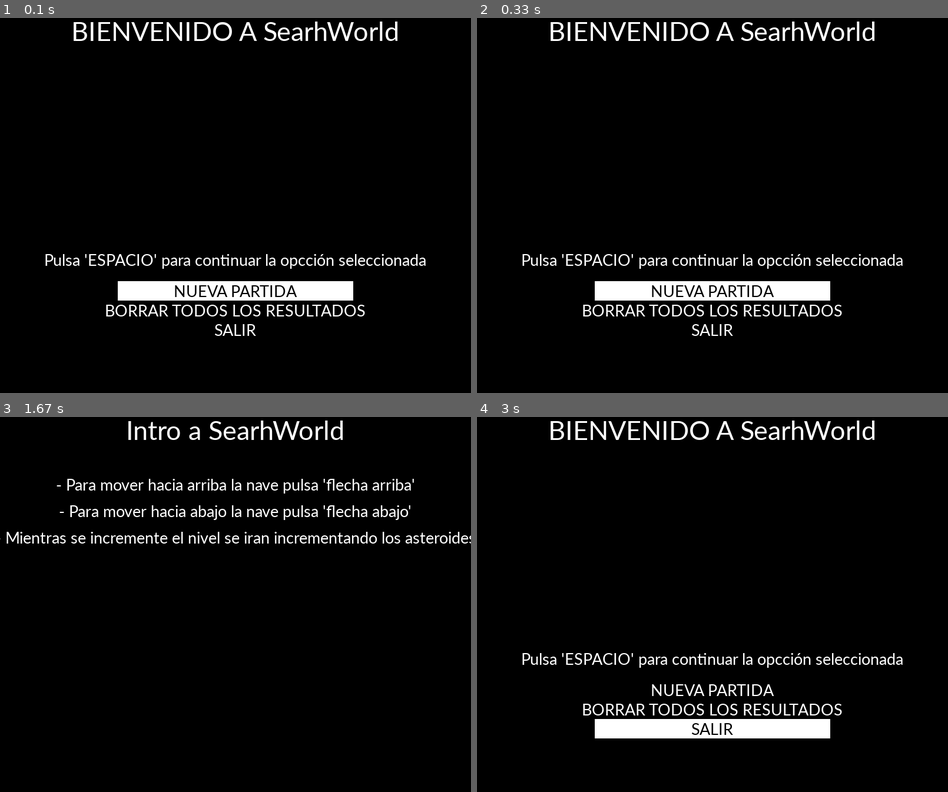
Above: before the commit, frames 1-4 (two rows, left to right).
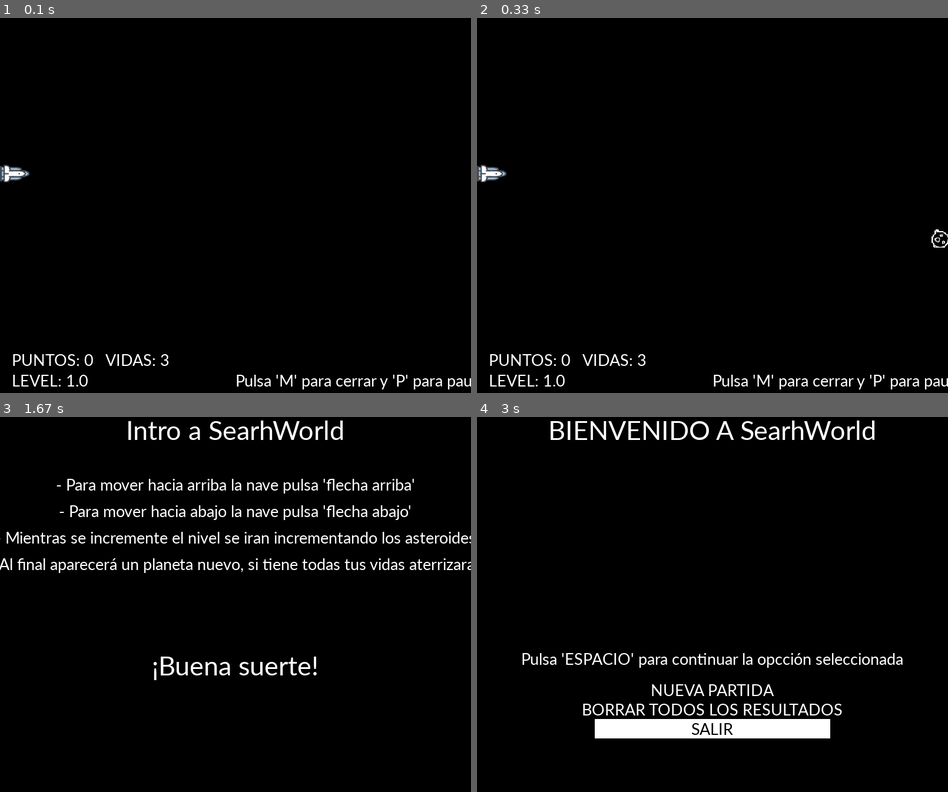
Above: after the commit, the same moments.

Repository: LuciaEnriquez/end_proyect_pygame
Game: pygame game, started from game/game.py
The game is run twice, just before and just after one commit, with the same random seed, the same clock (stepped at 60 frames per second) and the same inputs.
Inputs:
- Up to frame 1 (0.1 s): no input
- Up to frame 2 (0.33 s): no input
- Up to frame 3 (1.67 s): hold M 0.33-0.8 s; hold Up 0.33-0.8 s; tap Space at 0.83 s; hold Up 1.17-1.63 s
- Up to frame 4 (3 s): hold Down 1.67-1.97 s; hold Down 2-2.37 s; hold M 2.4-2.77 s; hold Down 2.4-2.77 s

The runs differ from the first frame. In frame 1, 6.5% of the frame differs, in the area x 0-100%, y 0-100%; in frame 2, 6.6%; in frame 3, 1.7%; in frame 4, nothing differs.

Commit message:
add images and sound update code

Diff:
--- a/game/Asteroid.py
+++ b/game/Asteroid.py
@@ -9,6 +9,7 @@
         self.w = 20
         self.h = 20
         self.size = size
+        self.stop = False
         self.color = (255,255,255,0)
         self.image = image
         self.setYandX()
@@ -19,10 +20,15 @@
         self.x -= self.speed
 
         if self.x <= ( - self.w):
-            self.setYandX()
+            if not self.stop:
+                self.setYandX()
+                self.setSpeed()
             return True
         else:
             return False
+
+    def setStop(self, stop):
+        self.stop = stop
 
     def setYandX(self):
         section = self.size[1]
@@ -35,3 +41,6 @@
         self.image = pg.transform.scale(self.image, (dimen, dimen))
         self.w = dimen
         self.h = dimen
+
+    def setSpeed(self):
+        self.speed = randint(2 , 8)
--- /dev/null
+++ b/game/Planet.py
@@ -0,0 +1,23 @@
+class Planet:
+
+    def __init__(self, size, image):
+        self.w = 140
+        self.h = size[1]
+        self.x = size[0] + self.w
+        self.y = 0
+        self.size = size
+        self.image = image
+        self.color = (0,0,0)
+        self.maxX = size[0] - 130
+
+    def update(self):
+        if self.maxX < self.x:
+            self.x -= 5
+            return False
+        return True
+
+    def reset(self):
+        self.w = 140
+        self.h = self.size[1]
+        self.x = self.size[0] + self.w
+        self.y = 0
--- a/game/SpaceShip.py
+++ b/game/SpaceShip.py
@@ -1,6 +1,13 @@
 import pygame as pg
+import os
+
+from pygame import image
 
 class SpaceShip():
+
+    resourcesDir = os.getcwd()+ "/game/resources/"
+    status = ["MOVE", "DECLINE", "STOP"]
+    isStatus1Ok = False
 
     def __init__(self, size, image):
         self.x = 0
@@ -12,6 +19,7 @@
         self.color = (255, 255, 255)
         self.top = False
         self.bottom = False
+        self.rotation = 0
 
     def update(self):
         if self.y <= 0:
@@ -31,3 +39,41 @@
     def moveToDown(self):
         if(self.bottom == False):
             self.y += 5
+
+    def reset(self):
+        self.isStatus1Ok = False
+        self.w = 50
+        self.h = 40
+        self.rotation = 0
+        self.image = pg.image.load(os.path.join(self.resourcesDir, "spaceship.png"))
+        self.image = pg.transform.scale(self.image, (50, 40))
+        self.x = 0
+        self.y = self.size / 2 + self.h / 2
+
+    def moveToRight(self, xPlanet, slowSeep):
+        self.w = 50
+        self.h = 50
+        positionY = self.size / 2 + self.h / 2
+        if self.y >= positionY + 8:
+            self.y -= 8
+        elif self.y <= positionY - 8:
+            self.y += 8
+        else:
+            self.y = positionY
+        if xPlanet != self.x - self.w:
+            if (slowSeep >= self.x):
+                self.x += 6
+            elif self.rotation < 180:
+                self.rotation += 45
+                imageName = "spaceship" + str(self.rotation)+ ".png"
+                self.image = pg.image.load(os.path.join(self.resourcesDir, imageName))
+                self.image = pg.transform.scale(self.image, (50, 50))
+                self.x += 6
+            else:
+                self.x +=1
+                if self.x - self.w == xPlanet - 60:
+                    return self.status[1]
+        else:
+            return self.status[2]
+
+        return self.status[0]
--- a/game/game.py
+++ b/game/game.py
@@ -5,6 +5,7 @@
 from Asteroid import Asteroid
 from SpaceShip import SpaceShip
 from UtilsDataBase import UtilsDataBase
+from Planet import Planet
 
 SIZE = (800, 600)
 WHITE = (255, 255, 255)
@@ -28,6 +29,8 @@
     score = 0
     count = 0
     spaceShip = SpaceShip(SIZE[1], pg.image.load(os.path.join(resourcesDir, "spaceship.png")))
+    planet = Planet(SIZE, pg.image.load(os.path.join(resourcesDir, "planet.png")))
+    isShowPlanet = False
 
     def __init__(self, w, h):
         self.window = pg.display.set_mode((w, h))
@@ -36,6 +39,7 @@
         pg.font.init()
         pg.mixer.init()
         self.explosion = pg.mixer.Sound(os.path.join(self.resourcesDir, "explosion.mp3"))
+        self.landingSound = pg.mixer.Sound(os.path.join(self.resourcesDir, "landing.mp3"))
         self.font = pg.font.SysFont("corbel", 30)
         self.fontBig = pg.font.SysFont("corbel", 50)
 
@@ -47,7 +51,7 @@
         self.menuIsView = False
         game_over = False
         pause = False
-        selectStatus = self.listStatus[0]
+        selectStatus = self.listStatus[2]
         timeInfo = pg.time.get_ticks()
         while not game_over:
             self.time.tick(50)
@@ -112,20 +116,21 @@
 
                     self.window.fill(BLACK)
 
-                    self.textScore(self.score)
                     self.textLevel()
                     levelNow = int(self.nextLevel / self.numNextLevel)
                     if self.count >= self.nextLevel:
                         self.nextLevel += self.numNextLevel
 
-                    if self.count >= self.countLevel and levelNow < 7:
+                    if self.count >= self.countLevel and levelNow < (self.deleteLevelAsteroid - 2):
                         self.countLevel += self.numCountLevel
                         self.addAsteroidList()
 
+                    if self.deleteLevelAsteroid <= levelNow:
+                        self.isShowPlanet = True
+
                     self.count += 1
 
                     self.spaceShip.update()
-                    self.window.blit(self.spaceShip.image, (self.spaceShip.x, self.spaceShip.y))
 
                     for asteroid in self.asteroidList:
                         if ((self.spaceShip.x <= asteroid.x) and (self.spaceShip.x + self.spaceShip.w) >= asteroid.x) and ((self.spaceShip.y - asteroid.h) <= asteroid.y and ((self.spaceShip.y + asteroid.h) >= asteroid.y)) :
@@ -134,6 +139,7 @@
                             if self.lives <= 0:
                                 pause = True
                                 self.textOverGame()
+                                self.lives = -1
                                 if self.score > 0:
                                     utilsDataBase.insertPointsAndLevel(self.score, int(levelNow))
                             else:
@@ -143,6 +149,9 @@
                         if asteroid.x <= (  -asteroid.w * 2):
                             self.asteroidDeleteList.append(asteroid)
 
+                        if self.isShowPlanet:
+                            asteroid.setStop(True)
+
                         if asteroid.update():
                             self.score += 15
                         self.window.blit(asteroid.image, (asteroid.x, asteroid.y))
@@ -151,6 +160,24 @@
                         self.asteroidList.remove(asteroid)
 
                     self.asteroidDeleteList = []
+                    self.textScore(self.score)
+
+                    moveSpaceShip = False
+                    if len(self.asteroidList) <= 4 and self.isShowPlanet:
+                        moveSpaceShip = self.planet.update()
+                        self.window.blit(self.planet.image, (self.planet.x, self.planet.y))
+
+                    if len(self.asteroidList) <= 0 and moveSpaceShip:
+                        stateSpaceShip = self.spaceShip.moveToRight(self.planet.x - 100, SIZE[0]/5*3)
+                        if stateSpaceShip == SpaceShip.status[1]:
+                            pg.mixer.Sound.play(self.landingSound)
+                        elif stateSpaceShip == SpaceShip.status[2]:
+                            pause = True
+                            self.textWonGame()
+                            if self.score > 0:
+                                utilsDataBase.insertPointsAndLevel(self.score, int(levelNow))
+
+                    self.window.blit(self.spaceShip.image, (self.spaceShip.x, self.spaceShip.y))
 
             pg.display.flip()
 
@@ -158,16 +185,28 @@
 
 
     def textOverGame(self):
-        textOverGame = self.font.render('GAME OVER', True, WHITE)
+        textOverGame = self.fontBig.render('GAME OVER', True, WHITE)
         textReset = self.font.render('Pulsa \'R\' para comenzar de nuevo', True, WHITE)
         self.window.blit(textOverGame, textOverGame.get_rect(center = self.window.get_rect().center))
         self.window.blit(textReset, (SIZE[0]/2, SIZE[1] + 20))
 
+    def textWonGame(self):
+        textWonGame = self.fontBig.render('¡Enhorabuena has ganado!', True, WHITE)
+        self.window.blit(textWonGame, textWonGame.get_rect(center = self.window.get_rect().center))
+
+    def textLives(self):
+        string = "VIDAS: " + str(self.nextLevel / self.numNextLevel)
+        text = self.font.render(string, True, WHITE)
+        self.window.blit(text, (20, SIZE[1] + 55))
+
     def textScore(self, points):
         string = "PUNTOS: " + str(points)
+        stringLives = "VIDAS: " + str(self.lives +1)
         textClose = self.font.render('Pulsa \'M\' para cerrar y \'P\' para pausar', True, WHITE)
         text = self.font.render(string, True, WHITE)
+        textLives = self.font.render(stringLives, True, WHITE)
         self.window.blit(text, (20, SIZE[1] + 20))
+        self.window.blit(textLives, (int(text.get_rect()[2] + 40), SIZE[1] + 20))
         self.window.blit(textClose, (SIZE[0]/2, SIZE[1] + 55))
 
     def textLevel(self):
@@ -184,12 +223,14 @@
         self.asteroidList.append(asteroid)
 
     def resetGame(self):
+        self.isShowPlanet = False
+        self.spaceShip.reset()
+        self.planet.reset()
         self.lives = 2
         self.asteroidList = []
         self.asteroidDeleteList = []
         self.nextLevel = self.numNextLevel
         self.countLevel = self.numCountLevel
-        self.deleteLevelAsteroid = 6
         self.addAsteroidList()
         self.addAsteroidList()
         self.score = 0
@@ -209,8 +250,11 @@
         position += textSecundary.get_rect()[3] + 12
         textSecundary = self.font.render("- Mientras se incremente el nivel se iran incrementando los asteroides", True, WHITE)
         self.window.blit(textSecundary, (int(SIZE[0]/2 - textSecundary.get_rect()[2]/2) , position))
-        position += SIZE[1]/4*3
-        textPrimary = self.fontBig.render("¡¡¡Buena suerte!!!", True, WHITE)
+        position += textSecundary.get_rect()[3] + 12
+        textSecundary = self.font.render("- Al final aparecerá un planeta nuevo, si tiene todas tus vidas aterrizaras", True, WHITE)
+        self.window.blit(textSecundary, (int(SIZE[0]/2 - textSecundary.get_rect()[2]/2) , position))
+        position = SIZE[1]/4*3
+        textPrimary = self.fontBig.render("¡Buena suerte!", True, WHITE)
         self.window.blit(textPrimary, (int(SIZE[0]/2 - textPrimary.get_rect()[2]/2) , position))
 
     def initMenu(self):
Binary file changed: DataBase.db
Binary file added: game/resources/planet.png
Binary file added: game/resources/spaceship135.png
Binary file added: game/resources/spaceship180.png
Binary file added: game/resources/spaceship45.png
Binary file added: game/resources/spaceship90.png
Not shown, added: game/resources/landing.mp3
